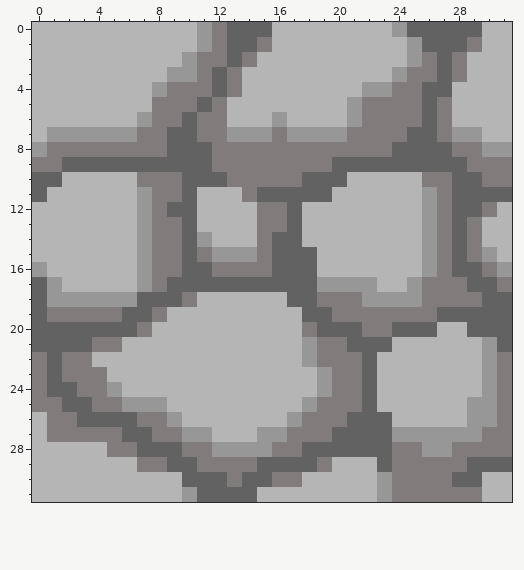
Two states of a pixel-art sprite, Assets/Resources/cobblestone.png. That is the earlier state.
The file is 32x32 pixels.
New version:
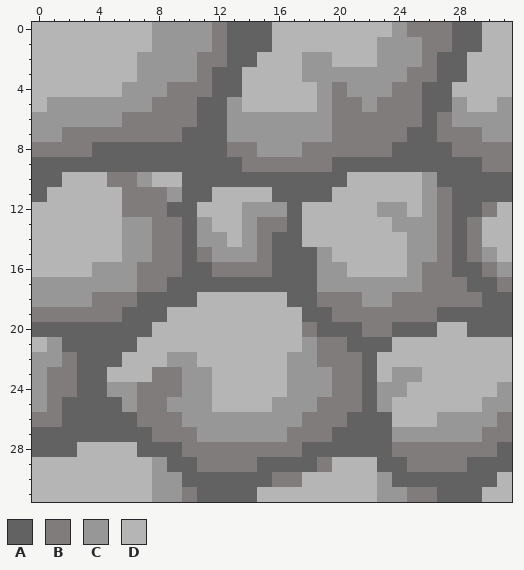
Palette (. is transparent): A #626262  B #807c7c  C #979797  D #b5b5b5
What changed:
Colour B becomes colour A in row 1 at x 15 and 29; in row 2 at x 14 and 28; in row 3 at x 13 and 28; in row 4 at x 13; in row 5 at x 12 and 27; in rows 6 to 7 at x 11 to 12.
Colour B becomes colour A in row 8 at x 4 to 8 and 12; in row 9 at x 0 to 1, 12 to 13 and 29; in row 10 at x 13 to 17, 27 and 30 to 31; in row 18 at x 10; in row 19 at x 8; in row 20 at x 7.
Colour B becomes colour A in row 21 at x 4 to 5; in row 22 at x 3; in rows 23 to 24 at x 3 to 4; in row 25 at x 4 to 5; in row 26 at x 2; in row 27 at x 1 to 5.
Colour B becomes colour A in row 28 at x 31; in row 29 at x 24; in row 30 at x 13 and 24 to 27; in row 31 at x 27 to 29.
Colour D becomes colour A in row 11 at x 11; in row 21 at x 6; in row 22 at x 4 to 5; in row 27 at x 0; in row 28 at x 0 to 2; in row 30 at x 30.
Colour A becomes colour B in row 0 at x 25 to 27; in row 1 at x 26 to 27; in row 6 at x 10; in row 7 at x 9; in row 19 at x 0; in row 23 at x 1.
Colour A becomes colour B in row 24 at x 1 to 2.
Colour C becomes colour B in row 5 at x 21; in row 6 at x 7 and 21; in row 7 at x 2 to 6, 20 and 28 to 29; in row 8 at x 0 and 30 to 31; in rows 11 to 12 at x 7; in row 16 at x 7 and 26.
Colour C becomes colour B in row 17 at x 7; in row 18 at x 4 to 6 and 24 to 25; in row 25 at x 7 to 8; in row 26 at x 9; in row 27 at x 10; in row 28 at x 12 to 15 and 26 to 27.
Colour C becomes colour B in row 31 at x 10.
Colour D becomes colour B in rows 4 to 5 at x 20; in row 6 at x 6 and 20; in row 10 at x 5 to 6; in rows 11 to 12 at x 6; in row 23 at x 8 to 9; in row 24 at x 7 to 9.
Colour D becomes colour B in row 26 at x 0.
Colour A becomes colour C in rows 17 to 18 at x 0; in rows 21 to 22 at x 1.
Colour B becomes colour C in row 5 at x 22; in row 7 at x 16; in row 8 at x 15 to 17; in row 10 at x 7 and 26; in row 11 at x 9; in row 12 at x 15 to 16.
Colour B becomes colour C in rows 22 to 23 at x 0; in rows 24 to 25 at x 0 and 31; in row 29 at x 8; in row 31 at x 24.
Colour D becomes colour C in row 0 at x 8 to 10; in row 1 at x 8 to 10 and 23 to 24; in row 2 at x 7 to 9, 18 to 19 and 23 to 24; in row 3 at x 7 to 8 and 18 to 23; in row 4 at x 6 to 7, 19 and 21; in row 5 at x 1 to 7, 13, 19, 28 and 31.
Colour D becomes colour C in row 6 at x 0 to 5, 13 to 15, 17 to 19 and 28 to 31; in row 7 at x 0 and 30 to 31; in row 12 at x 14 and 23 to 24; in row 13 at x 6, 11, 14 and 24 to 25; in row 14 at x 6, 12, 14 and 25; in row 15 at x 6, 19 and 25.
Colour D becomes colour C in row 16 at x 4 to 6, 19 to 20 and 25; in row 17 at x 2 to 6 and 23 to 24; in row 22 at x 9 to 10 and 17; in row 23 at x 10 to 11, 17 to 18 and 24 to 25; in row 24 at x 6, 10 to 11, 17 to 18 and 23 to 24; in row 25 at x 9 to 11, 16 to 17 and 23.
Colour D becomes colour C in row 26 at x 10 to 16 and 27 to 28; in row 27 at x 12 to 14; in rows 30 to 31 at x 8 to 9.
Colour A becomes colour D in row 11 at x 15; in row 21 at x 0 and 31.
Colour B becomes colour D in row 10 at x 8 to 9; in row 11 at x 14; in rows 22 to 23 at x 31; in row 28 at x 5 to 6; in row 29 at x 7.
Colour C becomes colour D in row 16 at x 0; in rows 21 to 24 at x 30; in row 25 at x 29.
